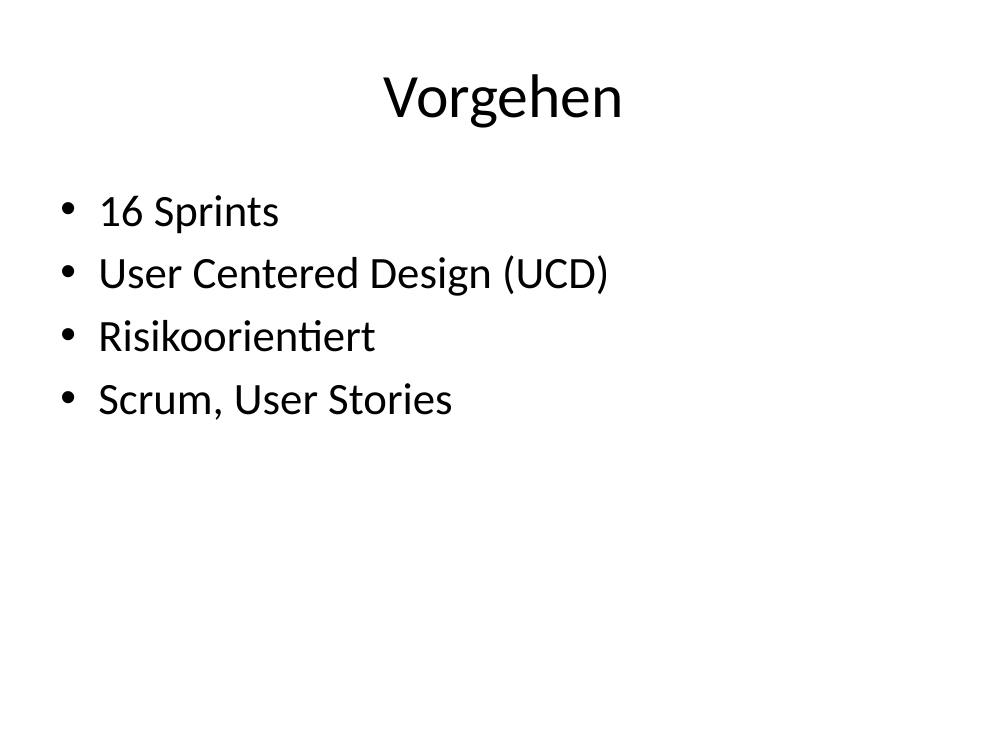
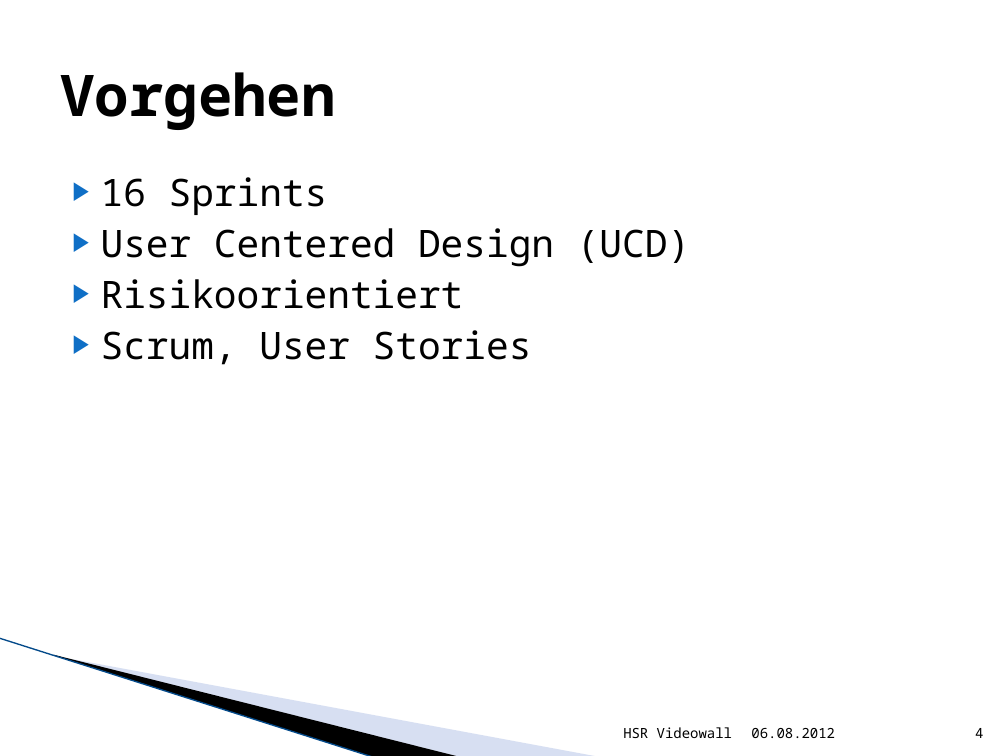
Before and after one commit to lukaselmer/hsr-bachelor-thesis-videowall, a slide deck: slide 4 of doc/media/ba_praesentation.pptx. Drawn at 1008x756 pixels with LibreOffice and Linux fonts; fonts in the diff are those of the drawing; background and template pictures are left out. Boxes give left, top, right and bottom in pixels: in the first picture for what was removed or moved away, otherwise in the second. Text is boxed around its words. In the diff, an @@ line names an element or a change of style, - is before the commit and + after.

```diff
--- a/doc/media/ba_praesentation.pptx
+++ b/doc/media/ba_praesentation.pptx
@@ title "Vorgehen" at [60,72,335,130]: size 44 to 41 pt, font Calibri to Noto Sans Mono, bold on; alignment centre to left @@
@@ text "16 Sprints": place and size @@
-text "16 Sprints" at [98,195,609,420]
+text "16 Sprints" at [101,177,690,365]
@@ text "16 Sprints" at [101,177,690,365]: size 32 to 27 pt, font Calibri to Noto Sans Mono; bullet • to ▶; less space between paragraphs @@
@@ line added from (0, 638) to (374, 756), #94ABDC 0.95 pt @@
@@ freeform shape added at [53,654,461,756], fill #000000 @@
@@ freeform shape added at [55,655,600,756], fill #9DB2E1 at 40% opacity @@
@@ text added at [623,727,732,738], 10 pt, text #000000 @@
+HSR Videowall
@@ text added at [751,728,835,738], 10 pt, text #000000 @@
+06.08.2012
@@ page number added at [975,728,983,738], 10 pt, text #000000 @@
+4
```
Also in this commit, not shown: 6 other slides changed, 4 slides added, 3 slides removed.
